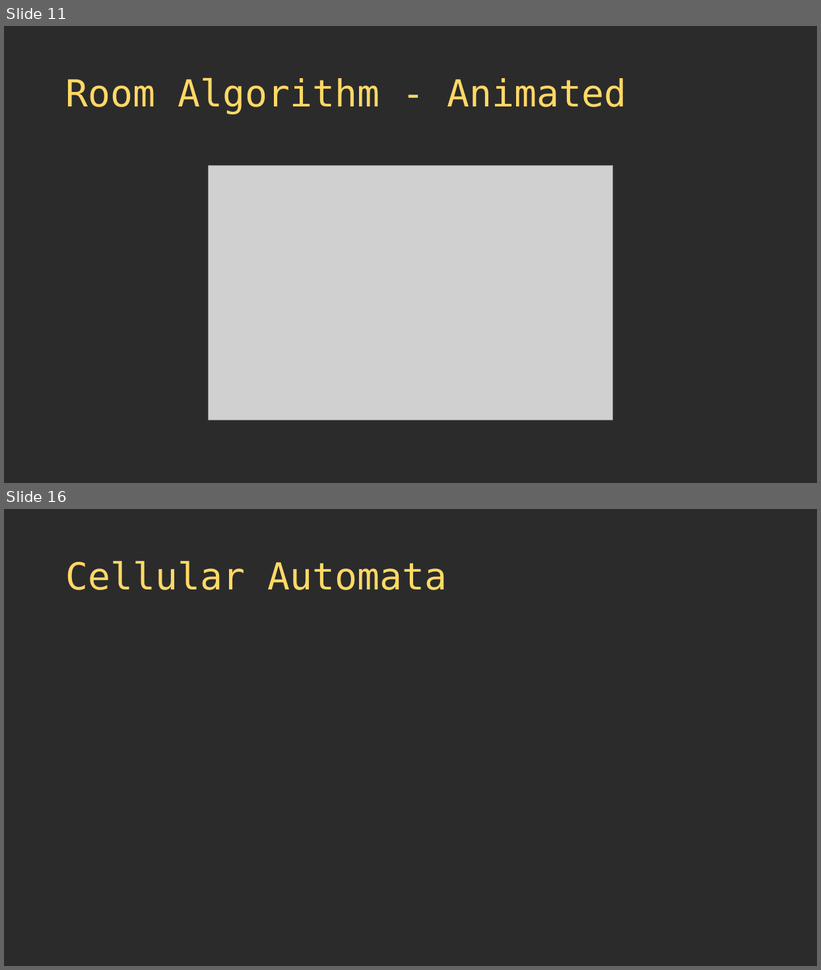
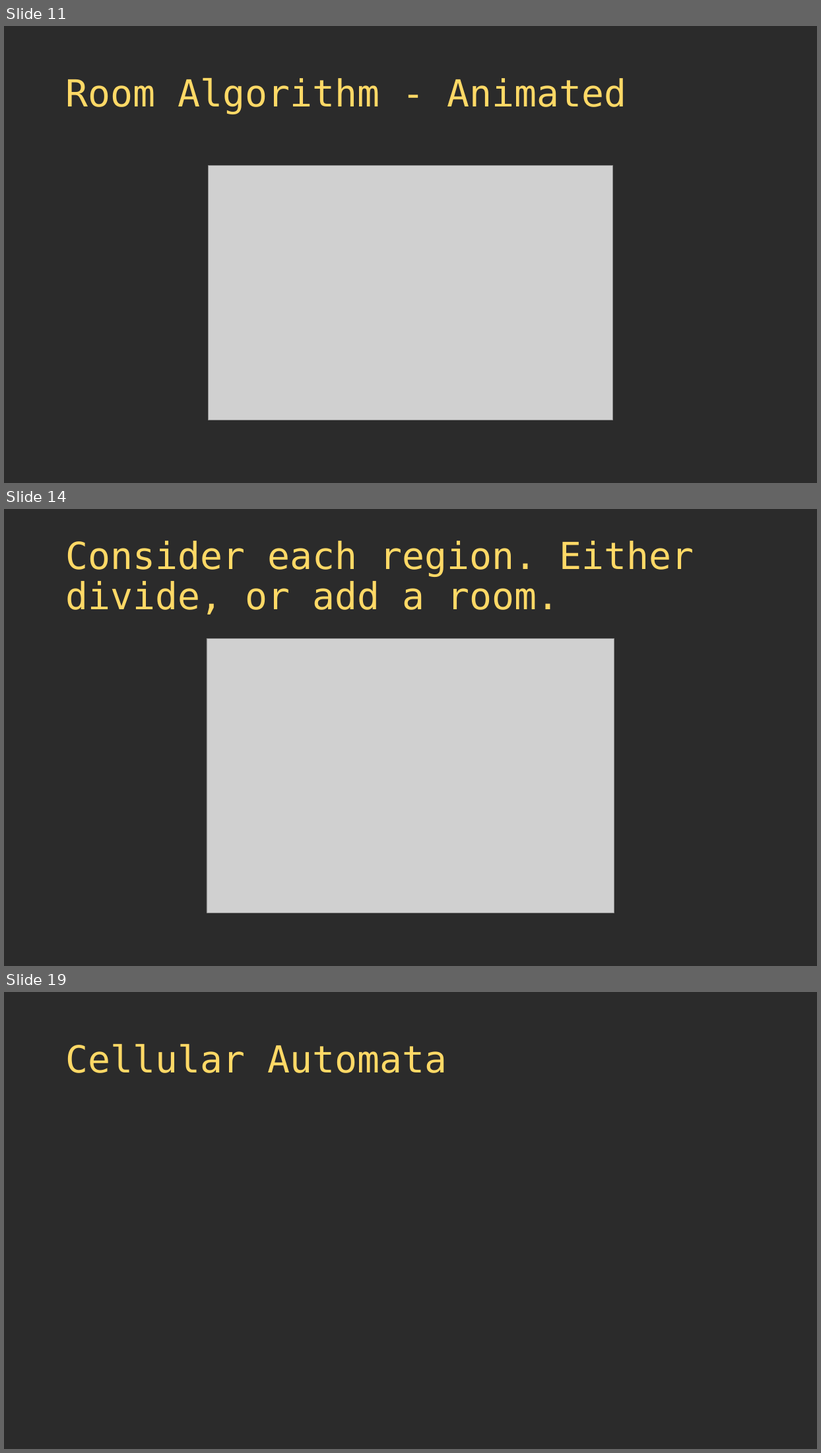
Before and after one commit to thebracket/roguelike-celebration-2020, a slide deck: Procedural Map Generation Techniques.pptx. Shown one above the other, each under a label of ours: slides 11 and 16 before the commit, slides 11, 14 and 19 after it; the slides between them are not shown. The pictures are 821x970 and 821x1453 pixels, drawn with LibreOffice and Linux fonts; fonts in the diff are those of the drawing; grey boxes stand for pictures; background and template pictures are left out; a plain dark background stands for a picture behind light text. Boxes give left, top, right and bottom in pixels: in the first picture for what was removed or moved away, otherwise in the second. Text is boxed around its words. In the diff, an @@ line names an element or a change of style, - is before the commit and + after.

```diff
--- a/Procedural Map Generation Techniques.pptx
+++ b/Procedural Map Generation Techniques.pptx
@@ slide 14 added at box(4, 509, 817, 966), background picture (left out) @@
@@ title added at box(66, 541, 694, 615), 44 pt, text #FFD966 @@
+Consider each region. Either divide, or add a room.
@@ picture added at box(207, 639, 614, 914) @@
@@ what was slide 16 is now slide 19 @@
```
Also in this commit, not shown: 1 slide changed, 5 other slides added, 3 slides removed, 4 other files.
